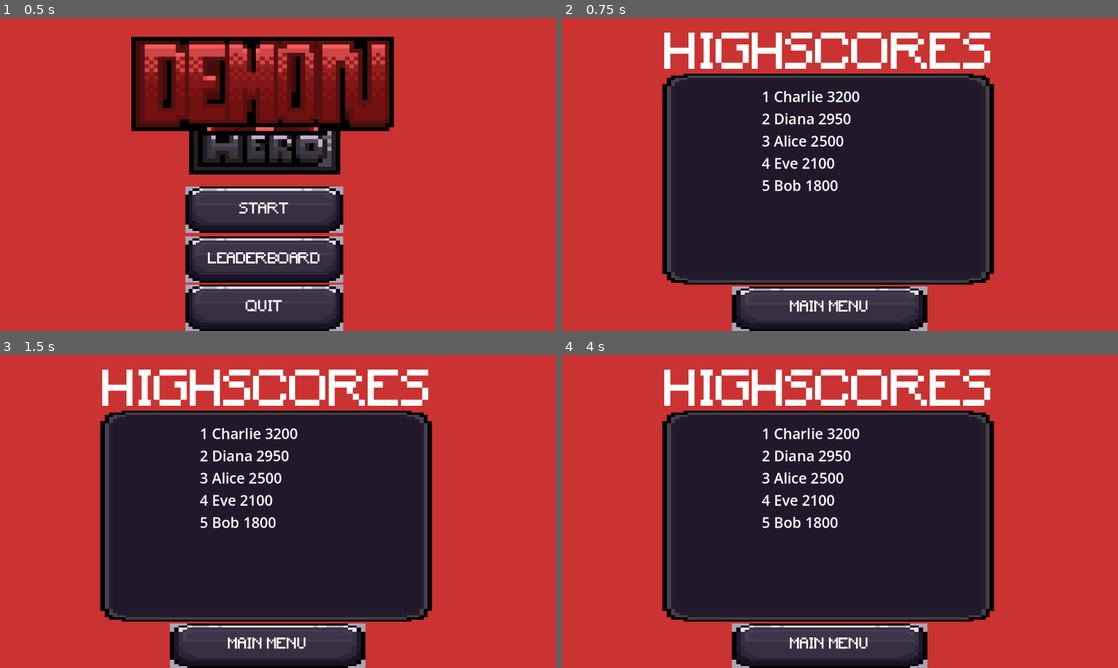
Above: before the commit, frames 1-4 (two rows, left to right).
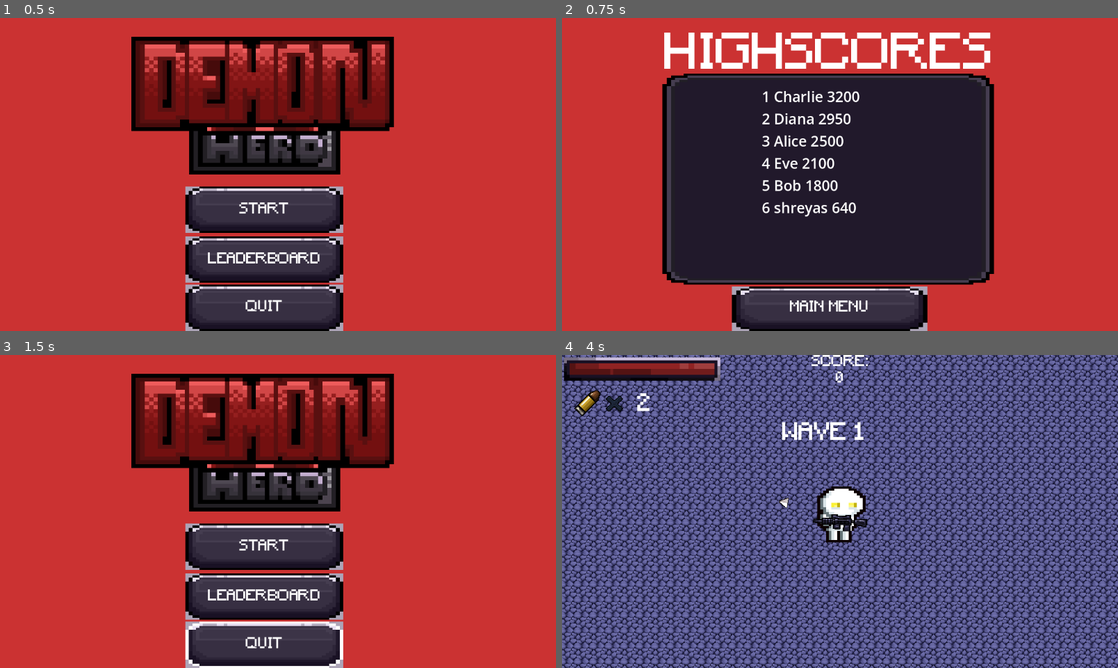
Above: after the commit, the same moments.

Repository: Mr-excaliver/Demon_Hero
Game: Godot game, scene res://ui_scenes/main_menu.tscn
The game is run twice, just before and just after one commit, with the same random seed, the same clock (stepped at 60 frames per second) and the same inputs.
Inputs (mouse positions are in pixels of both pictures, inside the frame that each line leads up to):
- Up to frame 1 (0.5 s): no input
- Up to frame 2 (0.75 s): click "LEADERBOARD" at 0.5 s
- Up to frame 3 (1.5 s): click "MAIN MENU" at 1.25 s
- Up to frame 4 (4 s): click (828, 545) at 2 s, where only the run after the commit has a clickable "START"; move the mouse to (962, 495) at 2.77 s; press the mouse at (962, 495) at 2.78 s; hold D (right) 2.78-3.53 s; move the mouse to (728, 527) at 3.52 s; release the mouse at (728, 527) at 3.53 s; hold S (down) from 3.53 s (still down); tap Space (dash) at 3.6 s

Frame 1 is identical in both runs. In frame 2, 0.3% of the frame differs, in the area x 36-53%, y 58-64%; in frame 3, 43%; in frame 4, 96%, in the area x 0-100%, y 0-100%.

Commit message:
Game_Files
-animations added
-night_overlay
-screen_shake added

Diff:
--- a/Demon_Hero/scenes/enemy.tscn
+++ b/Demon_Hero/scenes/enemy.tscn
@@ -1,7 +1,57 @@
-[gd_scene load_steps=7 format=3 uid="uid://cl6abi4w63rmt"]
+[gd_scene load_steps=14 format=3 uid="uid://cl6abi4w63rmt"]
 
 [ext_resource type="Script" path="res://scripts/Enemy.gd" id="1_j60mk"]
-[ext_resource type="Texture2D" uid="uid://btslopi34erqc" path="res://assests/slime.png" id="2_l4jya"]
+[ext_resource type="Texture2D" uid="uid://bnvokwvb4xjm1" path="res://assests/slime_anim.png" id="2_u1l2m"]
+
+[sub_resource type="AtlasTexture" id="AtlasTexture_3q0w2"]
+atlas = ExtResource("2_u1l2m")
+region = Rect2(0, 0, 32, 32)
+
+[sub_resource type="AtlasTexture" id="AtlasTexture_ncj5h"]
+atlas = ExtResource("2_u1l2m")
+region = Rect2(32, 0, 32, 32)
+
+[sub_resource type="AtlasTexture" id="AtlasTexture_nllkn"]
+atlas = ExtResource("2_u1l2m")
+region = Rect2(64, 0, 32, 32)
+
+[sub_resource type="AtlasTexture" id="AtlasTexture_a4dhn"]
+atlas = ExtResource("2_u1l2m")
+region = Rect2(96, 0, 32, 32)
+
+[sub_resource type="AtlasTexture" id="AtlasTexture_1us80"]
+atlas = ExtResource("2_u1l2m")
+region = Rect2(128, 0, 32, 32)
+
+[sub_resource type="AtlasTexture" id="AtlasTexture_mnimy"]
+atlas = ExtResource("2_u1l2m")
+region = Rect2(160, 0, 32, 32)
+
+[sub_resource type="SpriteFrames" id="SpriteFrames_l7si4"]
+animations = [{
+"frames": [{
+"duration": 1.0,
+"texture": SubResource("AtlasTexture_3q0w2")
+}, {
+"duration": 1.0,
+"texture": SubResource("AtlasTexture_ncj5h")
+}, {
+"duration": 1.0,
+"texture": SubResource("AtlasTexture_nllkn")
+}, {
+"duration": 1.0,
+"texture": SubResource("AtlasTexture_a4dhn")
+}, {
+"duration": 1.0,
+"texture": SubResource("AtlasTexture_1us80")
+}, {
+"duration": 1.0,
+"texture": SubResource("AtlasTexture_mnimy")
+}],
+"loop": true,
+"name": &"idle",
+"speed": 10.0
+}]
 
 [sub_resource type="RectangleShape2D" id="RectangleShape2D_ssa4q"]
 size = Vector2(129, 127)
@@ -18,10 +68,12 @@
 [node name="Enemy" type="CharacterBody2D"]
 script = ExtResource("1_j60mk")
 
-[node name="Sprite2D" type="Sprite2D" parent="."]
+[node name="Sprite2D" type="AnimatedSprite2D" parent="."]
 position = Vector2(2, -28)
 scale = Vector2(6.21094, 5.61719)
-texture = ExtResource("2_l4jya")
+sprite_frames = SubResource("SpriteFrames_l7si4")
+animation = &"idle"
+frame_progress = 0.676721
 
 [node name="CollisionShape2D" type="CollisionShape2D" parent="."]
 position = Vector2(0.5, -0.5)
--- a/Demon_Hero/scenes/night_enemy.tscn
+++ b/Demon_Hero/scenes/night_enemy.tscn
@@ -1,7 +1,57 @@
-[gd_scene load_steps=7 format=3 uid="uid://dx3ey3qchipw"]
+[gd_scene load_steps=14 format=3 uid="uid://dx3ey3qchipw"]
 
 [ext_resource type="Script" path="res://scripts/night_enemy.gd" id="1_o243b"]
-[ext_resource type="Texture2D" uid="uid://ddjljm130icsf" path="res://assests/n_enemy.png" id="2_gdana"]
+[ext_resource type="Texture2D" uid="uid://23uagho87hyd" path="res://assests/n_enemy_anim.png" id="2_ij5k7"]
+
+[sub_resource type="AtlasTexture" id="AtlasTexture_7ulv1"]
+atlas = ExtResource("2_ij5k7")
+region = Rect2(0, 0, 32, 42)
+
+[sub_resource type="AtlasTexture" id="AtlasTexture_pph2d"]
+atlas = ExtResource("2_ij5k7")
+region = Rect2(32, 0, 32, 42)
+
+[sub_resource type="AtlasTexture" id="AtlasTexture_i771s"]
+atlas = ExtResource("2_ij5k7")
+region = Rect2(64, 0, 32, 42)
+
+[sub_resource type="AtlasTexture" id="AtlasTexture_fao8n"]
+atlas = ExtResource("2_ij5k7")
+region = Rect2(96, 0, 32, 42)
+
+[sub_resource type="AtlasTexture" id="AtlasTexture_lnm5p"]
+atlas = ExtResource("2_ij5k7")
+region = Rect2(128, 0, 32, 42)
+
+[sub_resource type="AtlasTexture" id="AtlasTexture_dlxnt"]
+atlas = ExtResource("2_ij5k7")
+region = Rect2(160, 0, 32, 42)
+
+[sub_resource type="SpriteFrames" id="SpriteFrames_xyvem"]
+animations = [{
+"frames": [{
+"duration": 1.0,
+"texture": SubResource("AtlasTexture_7ulv1")
+}, {
+"duration": 1.0,
+"texture": SubResource("AtlasTexture_pph2d")
+}, {
+"duration": 1.0,
+"texture": SubResource("AtlasTexture_i771s")
+}, {
+"duration": 1.0,
+"texture": SubResource("AtlasTexture_fao8n")
+}, {
+"duration": 1.0,
+"texture": SubResource("AtlasTexture_lnm5p")
+}, {
+"duration": 1.0,
+"texture": SubResource("AtlasTexture_dlxnt")
+}],
+"loop": true,
+"name": &"idle",
+"speed": 7.0
+}]
 
 [sub_resource type="RectangleShape2D" id="RectangleShape2D_lhthp"]
 size = Vector2(126, 126)
@@ -18,10 +68,12 @@
 [node name="Night_enemy" type="CharacterBody2D"]
 script = ExtResource("1_o243b")
 
-[node name="Sprite2D" type="Sprite2D" parent="."]
+[node name="Sprite2D" type="AnimatedSprite2D" parent="."]
 position = Vector2(-1, 0)
 scale = Vector2(3.5625, 3.60938)
-texture = ExtResource("2_gdana")
+sprite_frames = SubResource("SpriteFrames_xyvem")
+animation = &"idle"
+frame_progress = 0.043943
 
 [node name="CollisionShape2D" type="CollisionShape2D" parent="."]
 shape = SubResource("RectangleShape2D_lhthp")
--- a/Demon_Hero/scenes/player.tscn
+++ b/Demon_Hero/scenes/player.tscn
@@ -1,9 +1,107 @@
-[gd_scene load_steps=7 format=3 uid="uid://bprqetcgqfg8m"]
+[gd_scene load_steps=21 format=3 uid="uid://bprqetcgqfg8m"]
 
 [ext_resource type="Script" path="res://scripts/player.gd" id="1_oddfl"]
-[ext_resource type="Texture2D" uid="uid://b0u5a8ba7u3hs" path="res://assests/player.png" id="2_fix78"]
+[ext_resource type="Texture2D" uid="uid://ca08u515bo108" path="res://assests/player_idle.png" id="2_81ehb"]
+[ext_resource type="Texture2D" uid="uid://df38uqfgqmomh" path="res://assests/player_run.png" id="3_oghfc"]
 [ext_resource type="PackedScene" uid="uid://b6vit0t28fv84" path="res://scenes/gun.tscn" id="3_x3dc1"]
 [ext_resource type="Texture2D" uid="uid://blfgq8smg1ojg" path="res://assests/arrow.png" id="4_0hp1r"]
+
+[sub_resource type="AtlasTexture" id="AtlasTexture_ncuwm"]
+atlas = ExtResource("2_81ehb")
+region = Rect2(0, 0, 32, 32)
+
+[sub_resource type="AtlasTexture" id="AtlasTexture_vle4h"]
+atlas = ExtResource("2_81ehb")
+region = Rect2(32, 0, 32, 32)
+
+[sub_resource type="AtlasTexture" id="AtlasTexture_cyc2n"]
+atlas = ExtResource("2_81ehb")
+region = Rect2(64, 0, 32, 32)
+
+[sub_resource type="AtlasTexture" id="AtlasTexture_4gjvt"]
+atlas = ExtResource("2_81ehb")
+region = Rect2(96, 0, 32, 32)
+
+[sub_resource type="AtlasTexture" id="AtlasTexture_hd86r"]
+atlas = ExtResource("3_oghfc")
+region = Rect2(0, 0, 32, 32)
+
+[sub_resource type="AtlasTexture" id="AtlasTexture_gquta"]
+atlas = ExtResource("3_oghfc")
+region = Rect2(32, 0, 32, 32)
+
+[sub_resource type="AtlasTexture" id="AtlasTexture_8wwcj"]
+atlas = ExtResource("3_oghfc")
+region = Rect2(64, 0, 32, 32)
+
+[sub_resource type="AtlasTexture" id="AtlasTexture_443q5"]
+atlas = ExtResource("3_oghfc")
+region = Rect2(96, 0, 32, 32)
+
+[sub_resource type="AtlasTexture" id="AtlasTexture_inqch"]
+atlas = ExtResource("3_oghfc")
+region = Rect2(128, 0, 32, 32)
+
+[sub_resource type="AtlasTexture" id="AtlasTexture_ixo2r"]
+atlas = ExtResource("3_oghfc")
+region = Rect2(160, 0, 32, 32)
+
+[sub_resource type="AtlasTexture" id="AtlasTexture_i1mvk"]
+atlas = ExtResource("3_oghfc")
+region = Rect2(192, 0, 32, 32)
+
+[sub_resource type="AtlasTexture" id="AtlasTexture_v5nlx"]
+atlas = ExtResource("3_oghfc")
+region = Rect2(224, 0, 32, 32)
+
+[sub_resource type="SpriteFrames" id="SpriteFrames_853xu"]
+animations = [{
+"frames": [{
+"duration": 1.0,
+"texture": SubResource("AtlasTexture_ncuwm")
+}, {
+"duration": 1.0,
+"texture": SubResource("AtlasTexture_vle4h")
+}, {
+"duration": 1.0,
+"texture": SubResource("AtlasTexture_cyc2n")
+}, {
+"duration": 1.0,
+"texture": SubResource("AtlasTexture_4gjvt")
+}],
+"loop": true,
+"name": &"idle",
+"speed": 5.0
+}, {
+"frames": [{
+"duration": 1.0,
+"texture": SubResource("AtlasTexture_hd86r")
+}, {
+"duration": 1.0,
+"texture": SubResource("AtlasTexture_gquta")
+}, {
+"duration": 1.0,
+"texture": SubResource("AtlasTexture_8wwcj")
+}, {
+"duration": 1.0,
+"texture": SubResource("AtlasTexture_443q5")
+}, {
+"duration": 1.0,
+"texture": SubResource("AtlasTexture_inqch")
+}, {
+"duration": 1.0,
+"texture": SubResource("AtlasTexture_ixo2r")
+}, {
+"duration": 1.0,
+"texture": SubResource("AtlasTexture_i1mvk")
+}, {
+"duration": 1.0,
+"texture": SubResource("AtlasTexture_v5nlx")
+}],
+"loop": true,
+"name": &"run",
+"speed": 10.0
+}]
 
 [sub_resource type="RectangleShape2D" id="RectangleShape2D_qdm8h"]
 size = Vector2(128, 128)
@@ -14,10 +112,12 @@
 [node name="Player" type="CharacterBody2D"]
 script = ExtResource("1_oddfl")
 
-[node name="Sprite2D" type="Sprite2D" parent="."]
-position = Vector2(-40, 6.00001)
+[node name="Sprite2D" type="AnimatedSprite2D" parent="."]
+position = Vector2(0, 6)
 scale = Vector2(5.875, 4.85937)
-texture = ExtResource("2_fix78")
+sprite_frames = SubResource("SpriteFrames_853xu")
+animation = &"idle"
+frame_progress = 0.2324
 
 [node name="CollisionShape2D" type="CollisionShape2D" parent="."]
 shape = SubResource("RectangleShape2D_qdm8h")
@@ -35,6 +135,7 @@
 process_callback = 0
 
 [node name="gun" parent="." instance=ExtResource("3_x3dc1")]
+position = Vector2(0, 24)
 
 [node name="dashtimer" type="Timer" parent="."]
 wait_time = 0.1
--- /dev/null
+++ b/Demon_Hero/scenes/screenshake.tscn
@@ -0,0 +1,6 @@
+[gd_scene load_steps=2 format=3 uid="uid://dk0o4y1wnbdrr"]
+
+[ext_resource type="Script" path="res://scripts/Screenshake.gd" id="1_s0viy"]
+
+[node name="Screenshake" type="Node2D"]
+script = ExtResource("1_s0viy")
--- a/Demon_Hero/scenes/world.tscn
+++ b/Demon_Hero/scenes/world.tscn
@@ -1,10 +1,48 @@
-[gd_scene load_steps=6 format=3 uid="uid://cpfdj7kgsw0ns"]
+[gd_scene load_steps=11 format=3 uid="uid://cpfdj7kgsw0ns"]
 
 [ext_resource type="PackedScene" uid="uid://bprqetcgqfg8m" path="res://scenes/player.tscn" id="1_8exi8"]
 [ext_resource type="PackedScene" uid="uid://c5xwworve4e7d" path="res://ui_scenes/ui.tscn" id="1_ic1tr"]
 [ext_resource type="PackedScene" uid="uid://3nt80tpjvns7" path="res://scenes/monument.tscn" id="2_u0e3w"]
+[ext_resource type="Script" path="res://ui_scripts/night_overlay.gd" id="3_j12uf"]
 [ext_resource type="PackedScene" uid="uid://bf8qn76xyghxl" path="res://ui_scenes/tile_map.tscn" id="4_gaodq"]
 [ext_resource type="Script" path="res://scripts/altcam.gd" id="5_vdif2"]
+[ext_resource type="PackedScene" uid="uid://dk0o4y1wnbdrr" path="res://scenes/screenshake.tscn" id="7_wr46t"]
+
+[sub_resource type="Animation" id="Animation_yxmdl"]
+resource_name = "fade_in"
+tracks/0/type = "value"
+tracks/0/imported = false
+tracks/0/enabled = true
+tracks/0/path = NodePath("ColorRect:color")
+tracks/0/interp = 1
+tracks/0/loop_wrap = true
+tracks/0/keys = {
+"times": PackedFloat32Array(0, 1),
+"transitions": PackedFloat32Array(1, 1),
+"update": 0,
+"values": [Color(0.00784314, 0, 0.027451, 0), Color(0.00784314, 0, 0.027451, 0.643137)]
+}
+
+[sub_resource type="Animation" id="Animation_nn0qn"]
+resource_name = "fade_out"
+tracks/0/type = "value"
+tracks/0/imported = false
+tracks/0/enabled = true
+tracks/0/path = NodePath("ColorRect:color")
+tracks/0/interp = 1
+tracks/0/loop_wrap = true
+tracks/0/keys = {
+"times": PackedFloat32Array(0, 1),
+"transitions": PackedFloat32Array(1, 1),
+"update": 0,
+"values": [Color(0.00784314, 0, 0.027451, 0.643137), Color(0.00784314, 0, 0.027451, 0)]
+}
+
+[sub_resource type="AnimationLibrary" id="AnimationLibrary_0cmww"]
+_data = {
+"fade_in": SubResource("Animation_yxmdl"),
+"fade_out": SubResource("Animation_nn0qn")
+}
 
 [node name="World" type="Node2D"]
 
@@ -15,6 +53,31 @@
 position = Vector2(1000, 1000)
 
 [node name="CanvasLayer" type="CanvasLayer" parent="."]
+
+[node name="night_overlay" type="Control" parent="CanvasLayer"]
+layout_mode = 3
+anchors_preset = 15
+anchor_right = 1.0
+anchor_bottom = 1.0
+grow_horizontal = 2
+grow_vertical = 2
+script = ExtResource("3_j12uf")
+metadata/_edit_use_anchors_ = true
+
+[node name="ColorRect" type="ColorRect" parent="CanvasLayer/night_overlay"]
+layout_mode = 1
+anchors_preset = 15
+anchor_right = 1.0
+anchor_bottom = 1.0
+grow_horizontal = 2
+grow_vertical = 2
+mouse_filter = 2
+color = Color(0.00784314, 0, 0.027451, 0)
+
+[node name="AnimationPlayer" type="AnimationPlayer" parent="CanvasLayer/night_overlay"]
+libraries = {
+"": SubResource("AnimationLibrary_0cmww")
+}
 
 [node name="ui" parent="CanvasLayer" instance=ExtResource("1_ic1tr")]
 offset_left = 1.0
@@ -33,3 +96,5 @@
 position = Vector2(1000, 1000)
 enabled = false
 script = ExtResource("5_vdif2")
+
+[node name="Screenshake" parent="." instance=ExtResource("7_wr46t")]
--- a/Demon_Hero/score/score.json
+++ b/Demon_Hero/score/score.json
@@ -1,7 +1 @@
-[
-	{ "name": "Alice", "score": 2500 },
-	{ "name": "Bob", "score": 1800 },
-	{ "name": "Charlie", "score": 3200 },
-	{ "name": "Diana", "score": 2950 },
-	{ "name": "Eve", "score": 2100 }
-]
+[{"name":"Charlie","score":3200},{"name":"Diana","score":2950},{"name":"Alice","score":2500},{"name":"Eve","score":2100},{"name":"Bob","score":1800},{"name":"shreyas","score":640}]
--- a/Demon_Hero/scripts/Enemy.gd
+++ b/Demon_Hero/scripts/Enemy.gd
@@ -25,12 +25,14 @@
 	player = get_tree().get_first_node_in_group("player")
 	monument = get_tree().get_first_node_in_group("monument")
 	self.enemy_died.connect(WaveManager.day_enemy_died)
+	$Sprite2D.play("idle")
 
 
 func _physics_process(delta):
 
 	if health<=0:
 		emit_signal("enemy_died")
+
 		ScoreManager.score += base_score * WaveManager.wave
 		ScoreManager.score_updated()
 		queue_free()
@@ -60,6 +62,10 @@
 		else:
 			velocity = speed * (monument.global_position - self.global_position).normalized()
 
+	if velocity.x < 0:
+		$Sprite2D.flip_h = true
+	else:
+		$Sprite2D.flip_h = false
 
 func idle():
 	velocity = Vector2.ZERO
@@ -94,3 +100,4 @@
 	if area.has_method("destroy"):
 		area.destroy()
 		health -=PlayerStat.damage
+		WaveManager.shake_initiate(1 , 5 , 2)
--- a/Demon_Hero/scripts/Monument.gd
+++ b/Demon_Hero/scripts/Monument.gd
@@ -24,6 +24,7 @@
 func _on_hurtbox_area_entered(area):
 	if area.name == "e_hitbox":
 		health -=EnemyStat.enemy_damage
+		WaveManager.shake_initiate(1 , 8 , 3)
 		hurtbox.set_deferred("disabled", true)
 		invinc.start()
 
--- /dev/null
+++ b/Demon_Hero/scripts/Screenshake.gd
@@ -0,0 +1,29 @@
+extends Node2D
+
+
+var current_shake_priority = 0
+
+
+func _ready():
+	WaveManager.shake.connect(screen_shake)
+
+func move_camera(vector):
+	var play = get_tree().get_first_node_in_group("player")
+	var Camera
+	if play:
+		Camera = play.get_node("Camera2D")
+	else:
+		Camera = get_parent().get_node("Camera2D")
+	if Camera:
+		Camera.offset = Vector2(randf_range(-vector.x,vector.x), randf_range(-vector.y , vector.y))
+
+func screen_shake(shake_length, shake_power, shake_priority):
+	if shake_priority > current_shake_priority:
+		current_shake_priority = shake_priority
+		create_tween().tween_method(move_camera, Vector2(shake_power, shake_power) , Vector2(0,0) , shake_length)
+		create_tween().tween_callback(tween_reset).set_delay(shake_length)
+
+
+
+func tween_reset():
+	current_shake_priority = 0
--- a/Demon_Hero/scripts/night_enemy.gd
+++ b/Demon_Hero/scripts/night_enemy.gd
@@ -27,7 +27,7 @@
 	add_to_group("N_enemies")
 	player = get_tree().get_first_node_in_group("player")
 	initial_pos = self.global_position
-
+	$Sprite2D.play("idle")
 
 func _physics_process(_delta):
 	if health<=0:
@@ -54,6 +54,10 @@
 	else:
 		if (player.global_position - initial_pos).length() < 600 or (player.global_position - self.global_position).length() < 500:
 			velocity = speed * (player.global_position - self.global_position).normalized()
+			if velocity.x > 0:
+				$Sprite2D.flip_h = true
+			else:
+				$Sprite2D.flip_h = false
 		else :
 			state = State.IDLE
 
@@ -63,6 +67,11 @@
 		if self.global_position != initial_pos:
 			self.global_position.x = move_toward(self.global_position.x , initial_pos.x , 5)
 			self.global_position.y = move_toward(self.global_position.y , initial_pos.y , 5)
+			if (self.global_position.x - initial_pos.x)>0:
+				$Sprite2D.flip_h = false
+			else:
+				$Sprite2D.flip_h = true
+
 	else:
 		if (player.global_position - initial_pos).length() < 600 or (player.global_position - self.global_position).length() < 500:
 			state = State.CHASE
@@ -70,7 +79,10 @@
 			if self.global_position != initial_pos:
 				self.global_position.x = move_toward(self.global_position.x , initial_pos.x , 5)
 				self.global_position.y = move_toward(self.global_position.y , initial_pos.y , 5)
-
+				if (self.global_position.x - initial_pos.x)>0:
+					$Sprite2D.flip_h = false
+				else:
+					$Sprite2D.flip_h = true
 
 
 
@@ -91,6 +103,7 @@
 	if area.has_method("destroy"):
 		area.destroy()
 		health -=PlayerStat.damage
+		WaveManager.shake_initiate(1 , 5 , 2)
 
 
 func _on_detector_area_entered(_area):
--- a/Demon_Hero/scripts/player.gd
+++ b/Demon_Hero/scripts/player.gd
@@ -28,6 +28,7 @@
 	PlayerStat.health_change.connect(health_update)
 	PlayerStat.speed_change.connect(speed_update)
 	self.died.connect(WaveManager.player_died)
+	$Sprite2D.play("idle")
 
 
 func _physics_process(_delta):
@@ -52,10 +53,13 @@
 			hit()
 	set_velocity(motion)
 	move_and_slide()
+	if velocity.length() < 5:
+		$Sprite2D.play("idle")
 	motion = velocity
 
 func hit():
 	current_health -= EnemyStat.enemy_damage
+	WaveManager.shake_initiate(1 , 10 , 4)
 	PlayerStat.player_damaged(current_health)
 	if current_health <= 0:
 		PlayerStat.died_count +=1
@@ -69,24 +73,31 @@
 
 	if Input.is_action_pressed("right") :
 		motion.x = min(MAX_SPEED, motion.x + ACCELERATION)
+		$Sprite2D.flip_h = true
+		$Sprite2D.play("run")
 
 
 	elif Input.is_action_pressed("left"):
 		motion.x = max(-MAX_SPEED, motion.x - ACCELERATION)
+		$Sprite2D.flip_h = false
+		$Sprite2D.play("run")
 
 
 	else:
 		motion.x = lerp(motion.x,0.0,0.2)
 	if Input.is_action_pressed("down") :
 		motion.y = min(MAX_SPEED, motion.y + ACCELERATION)
+		$Sprite2D.play("run")
 
 
 	elif Input.is_action_pressed("up"):
 		motion.y = max(-MAX_SPEED, motion.y - ACCELERATION)
+		$Sprite2D.play("run")
 
 
 	else:
 		motion.y = lerp(motion.y,0.0,0.2)
+
 
 	if Input.is_action_just_pressed("dash") && can_dash == true:
 		can_dash = false
@@ -97,6 +108,7 @@
 		motion.y = motion.y + dash_strength * dash_dir.y
 	elif Input.is_action_just_released("dash"):
 		is_dashing = false
+
 
 	move_and_slide()
 
--- a/Demon_Hero/scripts/score_manager.gd
+++ b/Demon_Hero/scripts/score_manager.gd
@@ -9,7 +9,6 @@
 func _ready():
 	load_list()
 	score_list_updated()
-	print(score_list)
 
 func reset():
 	score = 0
--- a/Demon_Hero/scripts/spawners.gd
+++ b/Demon_Hero/scripts/spawners.gd
@@ -43,6 +43,7 @@
 func _on_hurtbox_area_entered(area):
 	if area.has_method("destroy"):
 		health -=PlayerStat.damage
+		WaveManager.shake_initiate(1 , 8 , 3)
 		area.destroy()
 
 
--- a/Demon_Hero/scripts/wave_manager.gd
+++ b/Demon_Hero/scripts/wave_manager.gd
@@ -1,6 +1,9 @@
 extends Node
 
 signal wave_no
+signal change_cycle
+signal shake
+
 var wave = 1
 var phase = Phase.IDLE
 var respawn_delay =  5
@@ -56,13 +59,14 @@
 			var spaw = spawners.instantiate()
 			spaw.global_position = i
 			get_tree().current_scene.add_child(spaw)
-		await get_tree().create_timer(60 * wave).timeout
+		await get_tree().create_timer(20 * wave).timeout
 		for node in get_tree().get_nodes_in_group("N_enemies"):
 			node.queue_free()
 		for node in get_tree().get_nodes_in_group("Spawners"):
 			node.queue_free()
 
 		phase = Phase.DAY
+		emit_signal("change_cycle")
 		wave+=1
 		day()
 
@@ -90,7 +94,7 @@
 
 	if spawned ==0:
 		phase = Phase.NIGHT
-
+		emit_signal("change_cycle")
 		night()
 
 func spawn():
@@ -116,3 +120,6 @@
 func start_game():
 	await get_tree().create_timer(1.5).timeout
 	day()
+
+func shake_initiate(shake_length , shake_power , shake_priority):
+	emit_signal("shake", shake_length, shake_power , shake_priority)
--- a/Demon_Hero/ui_scenes/leaderboard.tscn
+++ b/Demon_Hero/ui_scenes/leaderboard.tscn
@@ -73,6 +73,7 @@
 anchor_top = 0.0478395
 anchor_right = 0.97309
 anchor_bottom = 0.933642
+mouse_filter = 2
 texture = ExtResource("7_kl706")
 metadata/_edit_use_anchors_ = true
 
--- /dev/null
+++ b/Demon_Hero/ui_scripts/night_overlay.gd
@@ -0,0 +1,18 @@
+extends Control
+
+
+# Called when the node enters the scene tree for the first time.
+func _ready():
+	WaveManager.change_cycle.connect(anim)
+
+
+# Called every frame. 'delta' is the elapsed time since the previous frame.
+func _process(delta):
+	pass
+
+
+func anim():
+	if WaveManager.phase == WaveManager.Phase.NIGHT:
+		$AnimationPlayer.play("fade_in")
+	else:
+		$AnimationPlayer.play("fade_out")
Binary file changed: Demon_Hero/assests/n_enemy.png
Binary file added: Demon_Hero/assests/n_enemy_anim.png
Not shown, added: Demon_Hero/assests/n_enemy_anim.png.import
Binary file added: Demon_Hero/assests/player_idle.png
Not shown, added: Demon_Hero/assests/player_idle.png.import
Binary file added: Demon_Hero/assests/player_run.png
Not shown, added: Demon_Hero/assests/player_run.png.import
Binary file changed: Demon_Hero/assests/slime.png
Binary file added: Demon_Hero/assests/slime_anim.png
Not shown, added: Demon_Hero/assests/slime_anim.png.import
